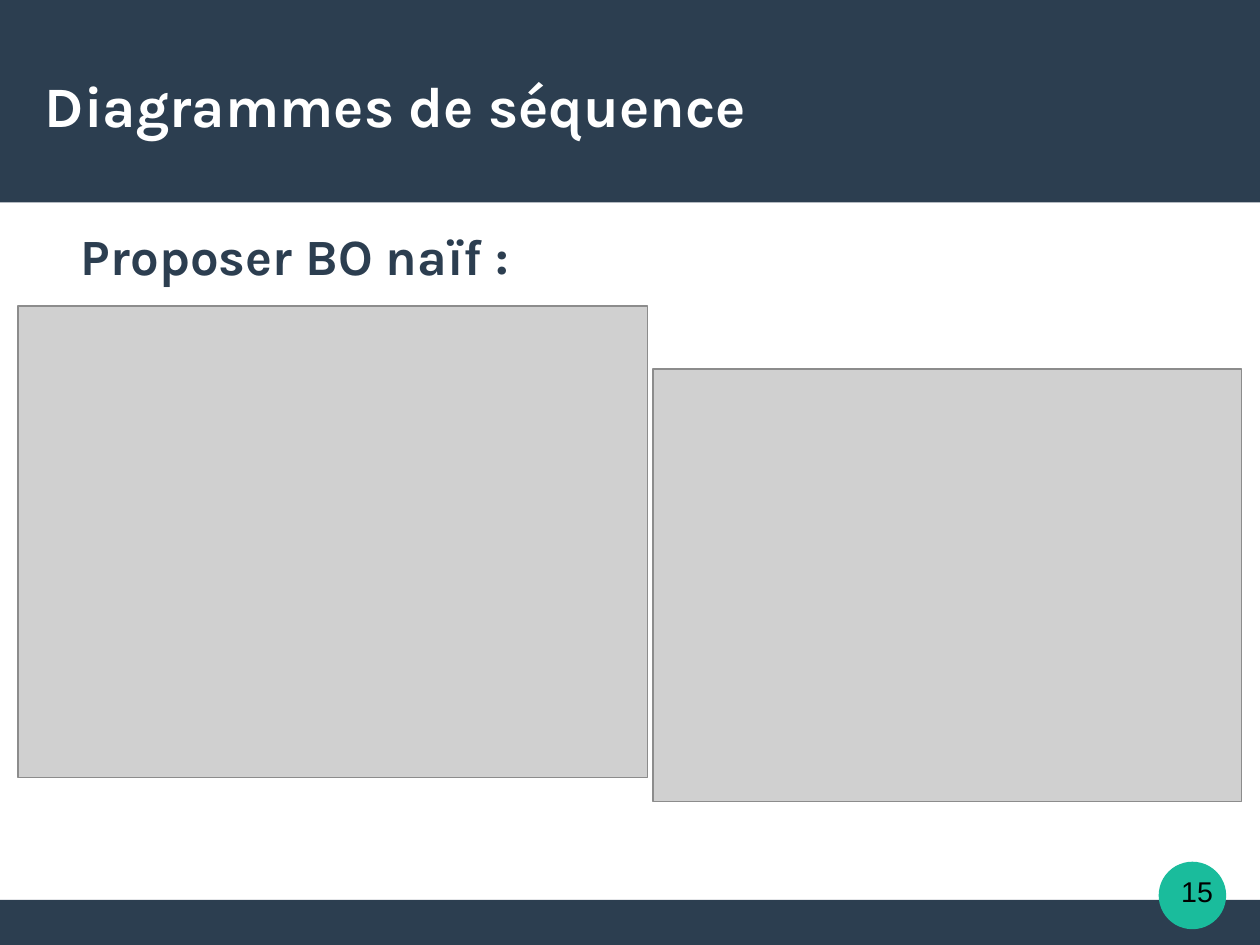
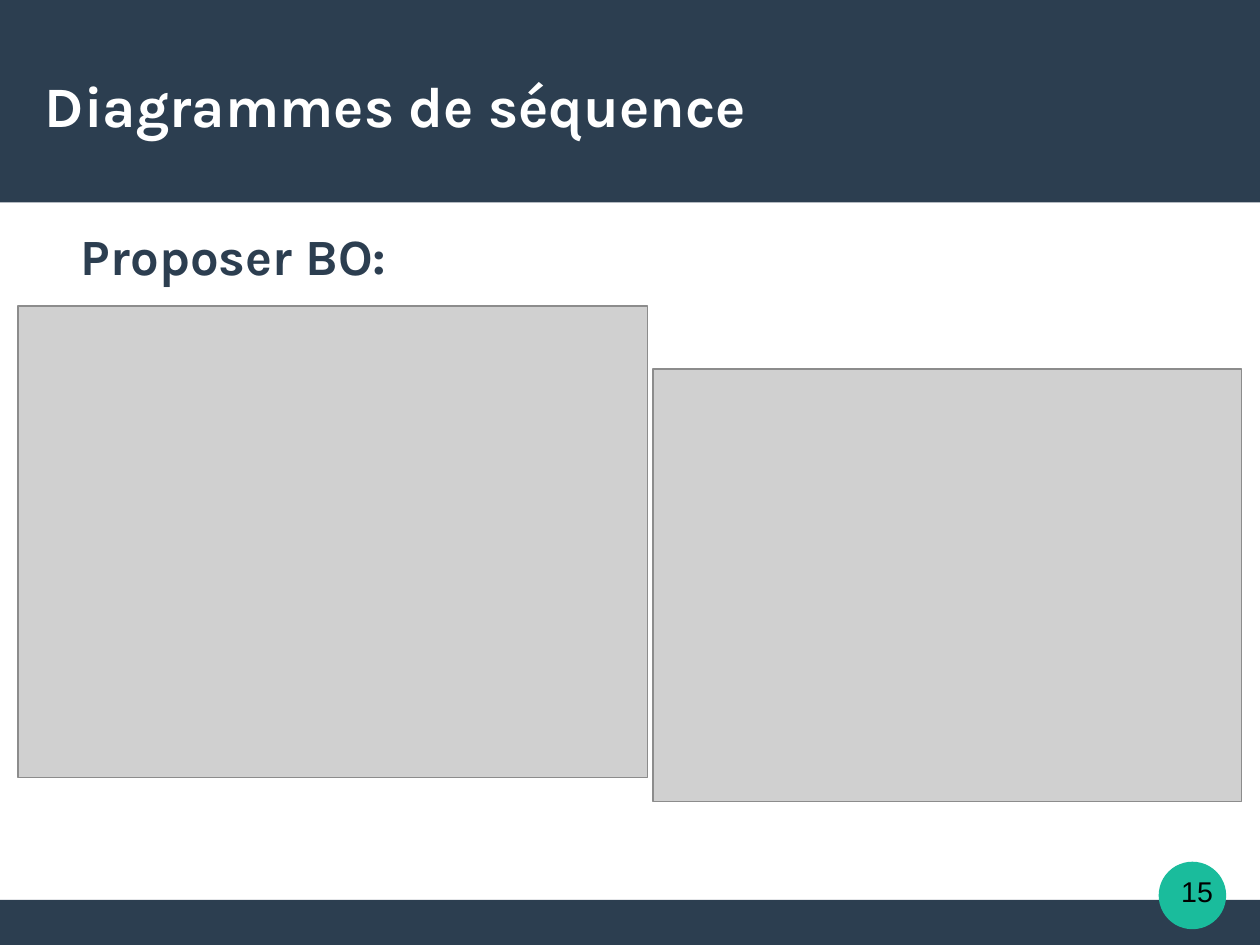
Before and after one commit to natmaurice/tme-il-smartbuilders, a slide deck: slide 15 of IL.odp. Drawn at 1260x945 pixels with LibreOffice and Linux fonts; fonts in the diff are those of the drawing; grey boxes stand for pictures. Boxes give left, top, right and bottom in pixels: in the first picture for what was removed or moved away, otherwise in the second. Text is boxed around its words. In the diff, an @@ line names an element or a change of style, - is before the commit and + after.

```diff
--- a/IL.odp
+++ b/IL.odp
@@ text at (x1=81, y1=241, x2=386, y2=287): text changed @@
-Proposer BO naïf :
+Proposer BO:
```
Also in this commit, not shown: 4 other slides changed.
